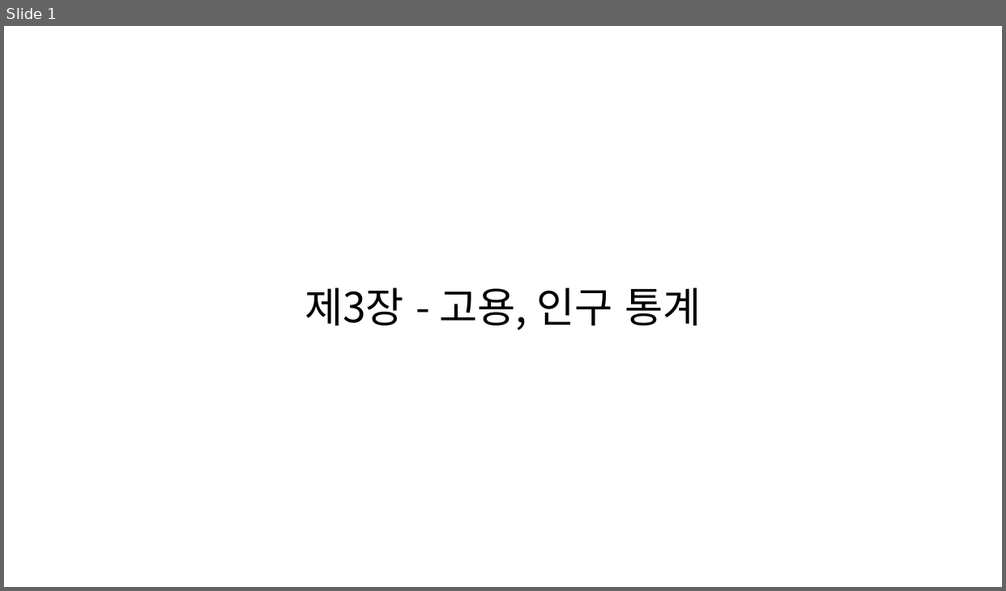
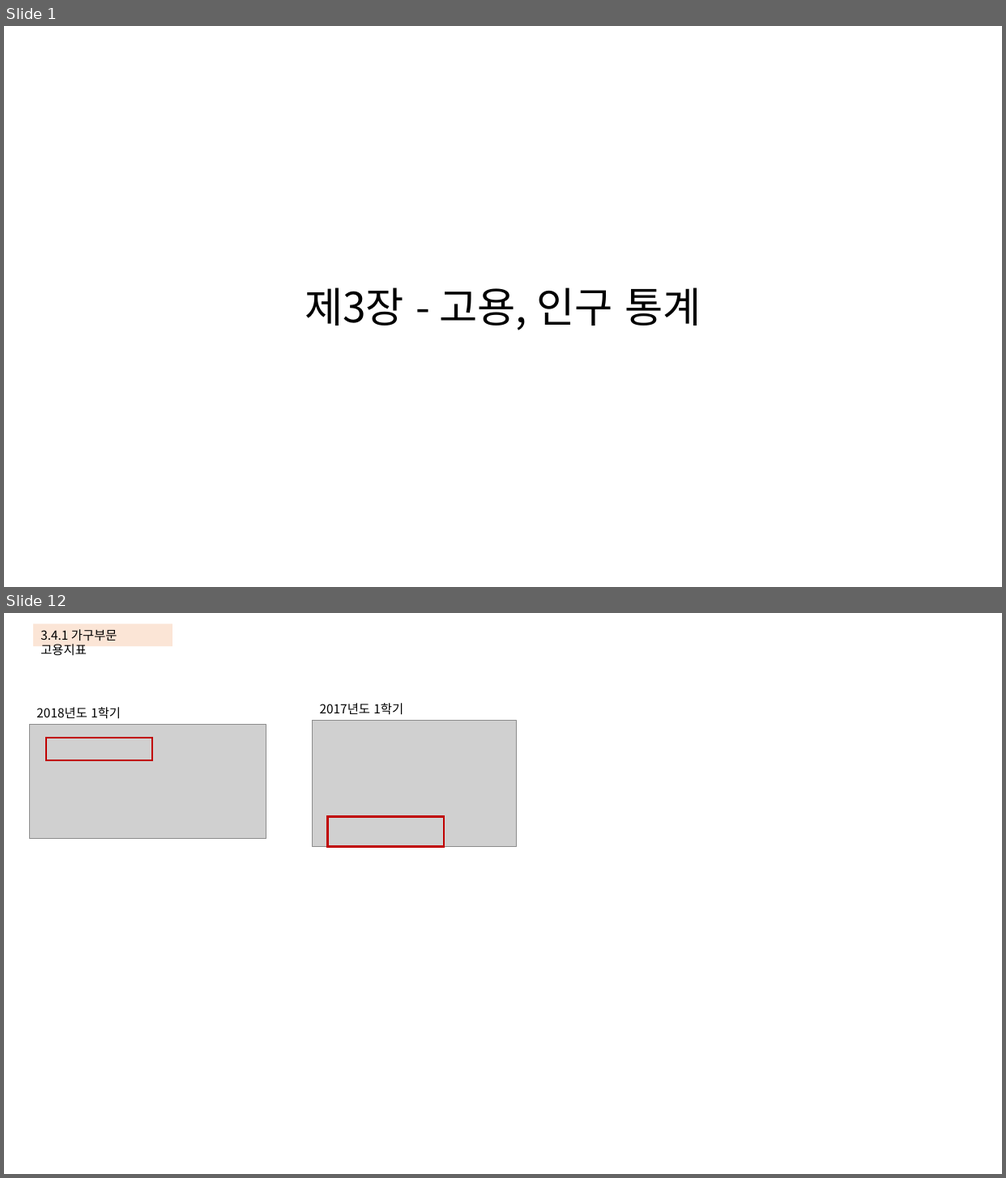
Before and after one commit to KNOU-STUDY/KNOU-UNDERSTANDING-NATIONAL-STATISTICS, a slide deck: previous_question/3장-고용,임금 통계.pptx. Shown one above the other, each under a label of ours: slide 1 before the commit, slides 1 and 12 after it; the slides between them are not shown. The pictures are 1006x591 and 1006x1178 pixels, drawn with LibreOffice and Linux fonts; fonts in the diff are those of the drawing; grey boxes stand for pictures. Boxes give left, top, right and bottom in pixels: in the first picture for what was removed or moved away, otherwise in the second. Text is boxed around its words. In the diff, an @@ line names an element or a change of style, - is before the commit and + after.

```diff
--- a/previous_question/3장-고용,임금 통계.pptx
+++ b/previous_question/3장-고용,임금 통계.pptx
@@ slide 12 added at (4,613,1002,1174), background #FFFFFF @@
@@ rectangle added at (33,624,172,646), fill #FBE5D6, 12 pt, text #000000 @@
+3.4.1 가구부문 고용지표
@@ text added at (36,707,121,719), 12 pt, text #000000 @@
+2018년도 1학기
@@ text added at (320,703,403,715), 12 pt, text #000000 @@
+2017년도 1학기
@@ picture added at (29,725,266,838) @@
@@ picture added at (313,720,516,846) @@
@@ rectangle added at (46,738,152,760), outline #C00000 2 pt @@
@@ rectangle added at (327,816,444,846), outline #C00000 2 pt @@
```
Also in this commit, not shown: 2 slides changed, 9 other slides added, 16 slides removed.
